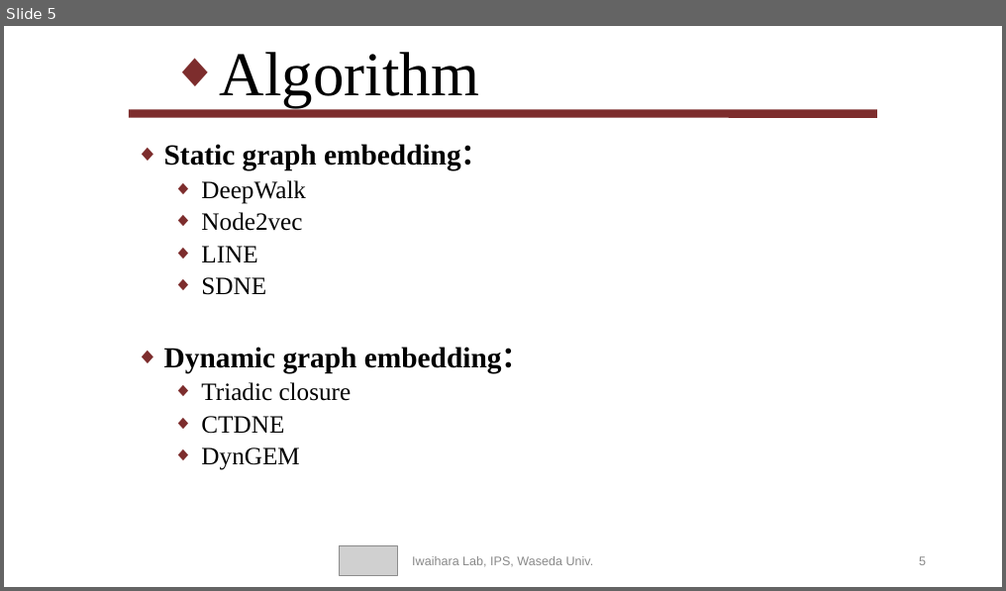
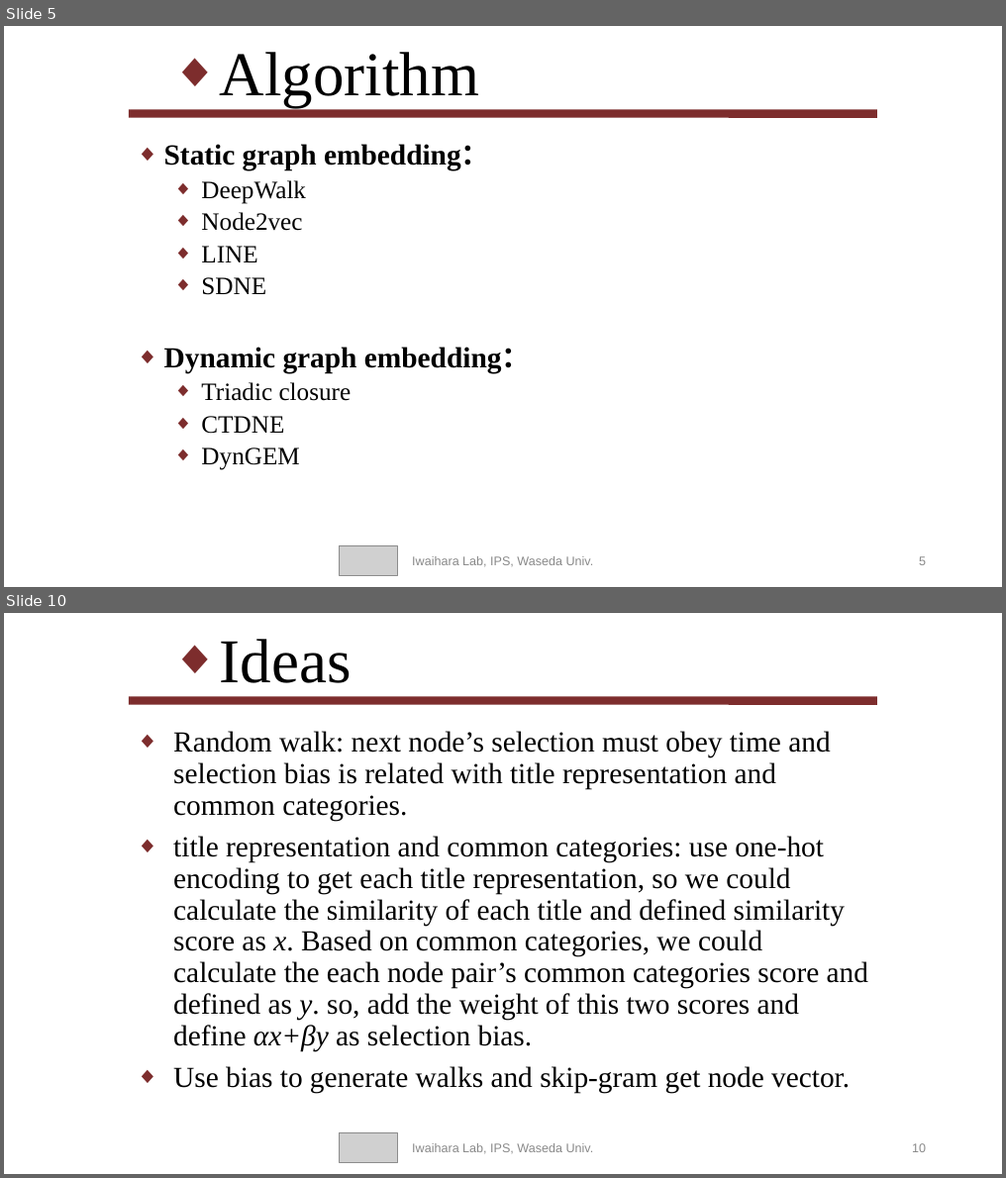
Before and after one commit to f1rstb100d/greedy, a slide deck: MaJiaji_20200604 - 副本.pptx. Shown one above the other, each under a label of ours: slide 5 before the commit, slides 5 and 10 after it; the slides between them are not shown. The pictures are 1006x591 and 1006x1178 pixels, drawn with LibreOffice and Linux fonts; fonts in the diff are those of the drawing; grey boxes stand for pictures. Boxes give left, top, right and bottom in pixels: in the first picture for what was removed or moved away, otherwise in the second. Text is boxed around its words. In the diff, an @@ line names an element or a change of style, - is before the commit and + after.

```diff
--- a/MaJiaji_20200604 - 副本.pptx
+++ b/MaJiaji_20200604 - 副本.pptx
@@ slide 10 added at [4, 613, 1002, 1174], background #FFFFFF @@
@@ title added at [220, 639, 351, 683], 60 pt, text #000000 @@
+◆ Ideas
@@ line added from (129, 700) to (877, 700), #7D2D2D 8 pt @@
@@ text added at [173, 731, 868, 1093], 28 pt, text #000000 @@
+◆ Random walk: next node’s selection must obey time and selection bias is related with title representation and common categories.
+◆ title representation and common categories: use one-hot encoding to get each title representation, so we could calculate the similarity of each title and defined similarity score as x. Based on common categories, we could calculate the each node pair’s common categories score and defined as y. so, add the weight of this two scores and define αx+βy as selection bias.
+◆ Use bias to generate walks and skip-gram get node vector.
@@ picture added at [340, 1133, 398, 1162] @@
@@ text added at [412, 1144, 594, 1155], 12 pt, text #898989 @@
+Iwaihara Lab, IPS, Waseda Univ.
@@ page number added at [912, 1144, 926, 1153], 12 pt, text #898989 @@
+10
```
Also in this commit, not shown: 4 slides changed, 2 other slides added, 1 slide removed.
